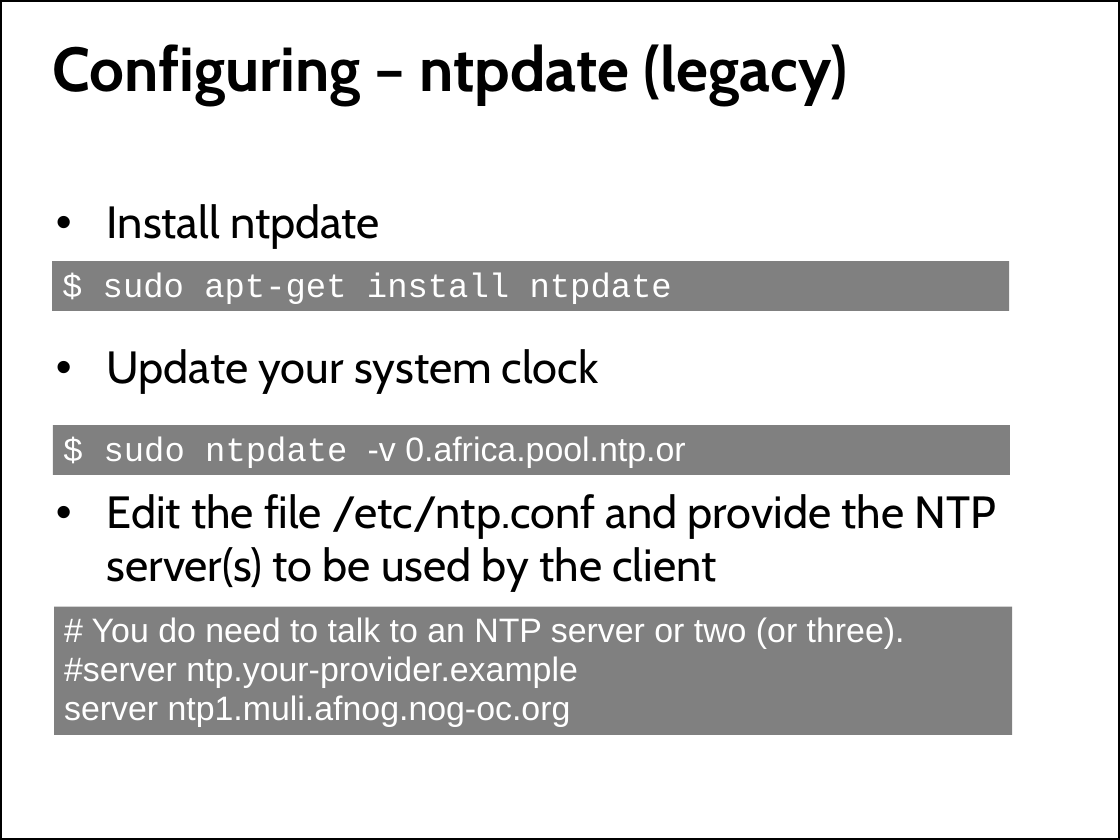
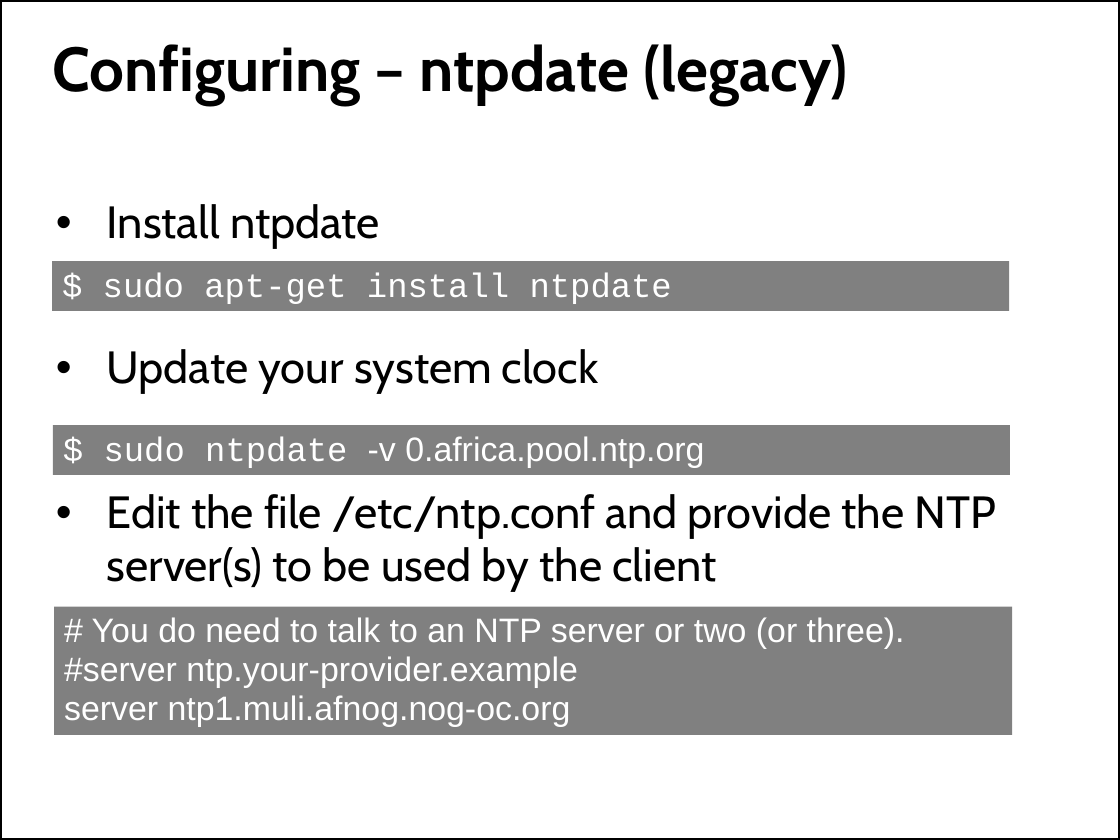
Before and after one commit to afnog/sse, a slide deck: slide 21 of ntp/ntp-service.pptx. Drawn at 1120x840 pixels with LibreOffice and Linux fonts; fonts in the diff are those of the drawing; background and template pictures are left out. Boxes give left, top, right and bottom in pixels: in the first picture for what was removed or moved away, otherwise in the second. Text is boxed around its words. In the diff, an @@ line names an element or a change of style, - is before the commit and + after.

```diff
--- a/ntp/ntp-service.pptx
+++ b/ntp/ntp-service.pptx
@@ text in rectangle at (104, 436, 704, 468): text changed @@
-$ sudo ntpdate -v 0.africa.pool.ntp.or
+$ sudo ntpdate -v 0.africa.pool.ntp.org
```
Also in this commit, not shown: 1 other slide changed.
